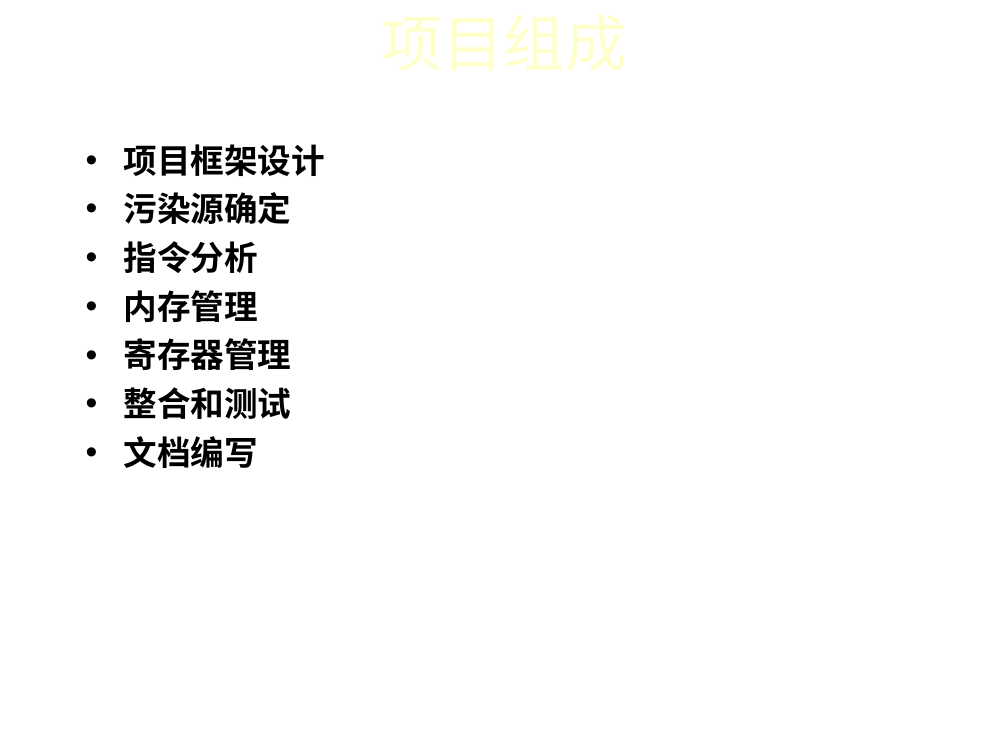
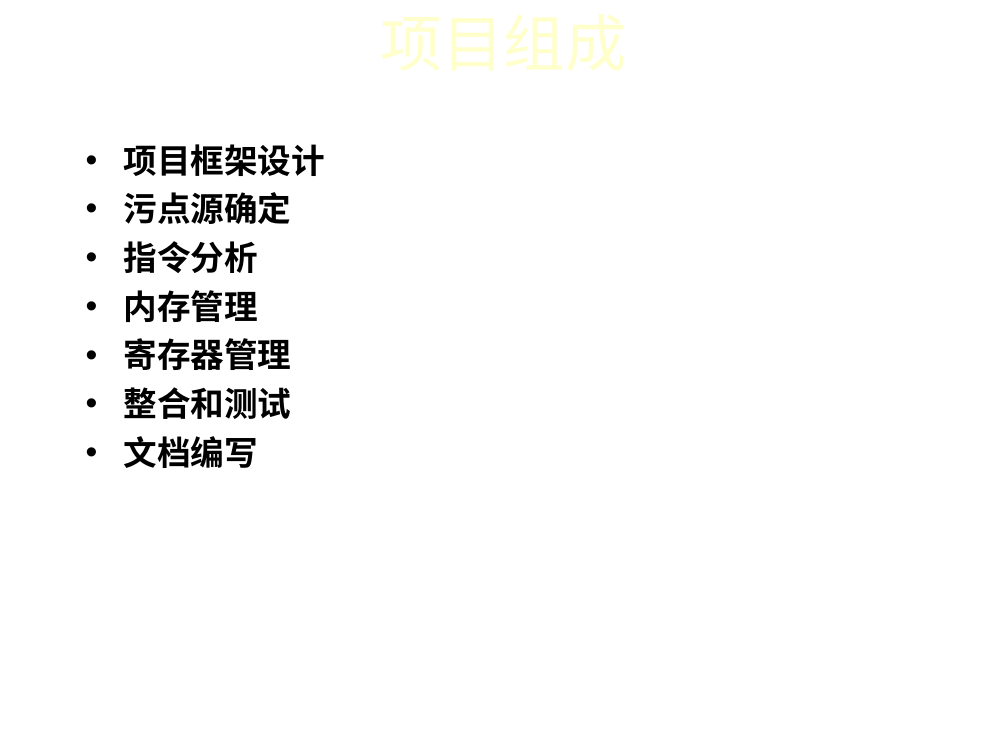
Before and after one commit to iidx/devilheart, a slide deck: slide 6 of doc/TaintAnalysis.ppt. Drawn at 1008x756 pixels with LibreOffice and Linux fonts; fonts in the diff are those of the drawing; background and template pictures are left out. Boxes give left, top, right and bottom in pixels: in the first picture for what was removed or moved away, otherwise in the second. Text is boxed around its words. In the diff, an @@ line names an element or a change of style, - is before the commit and + after.

```diff
--- a/doc/TaintAnalysis.ppt
+++ b/doc/TaintAnalysis.ppt
@@ text at (x1=123, y1=192, x2=291, y2=224): text changed @@
-• 污染源确定
+• 污点源确定
```
Also in this commit, not shown: 6 other slides changed, 1 slide added.
